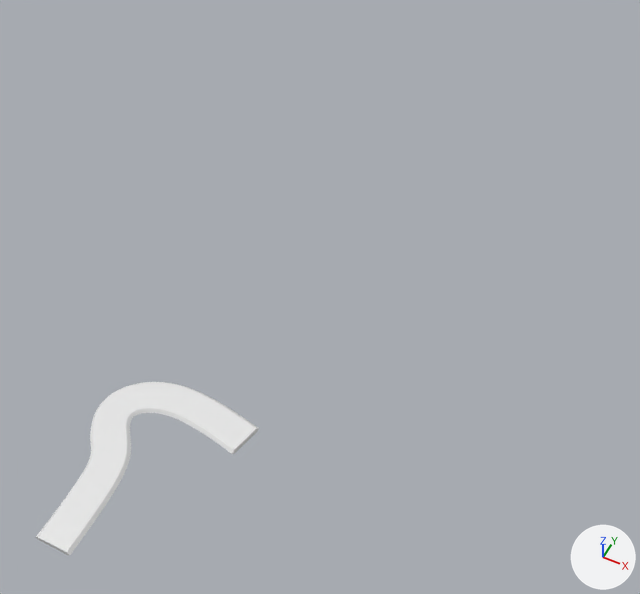
One commit to the Blender file Assets/Models/Level 1 Road.blend: the scene before it, then after it.
Before and after are seen from a 50 mm lens placed at (117.0, -70.0, 230.0), pointed at (20.0, 124.0, -13.0). Lighting does not change. The marker at lower right points along +X, +Y and +Z.
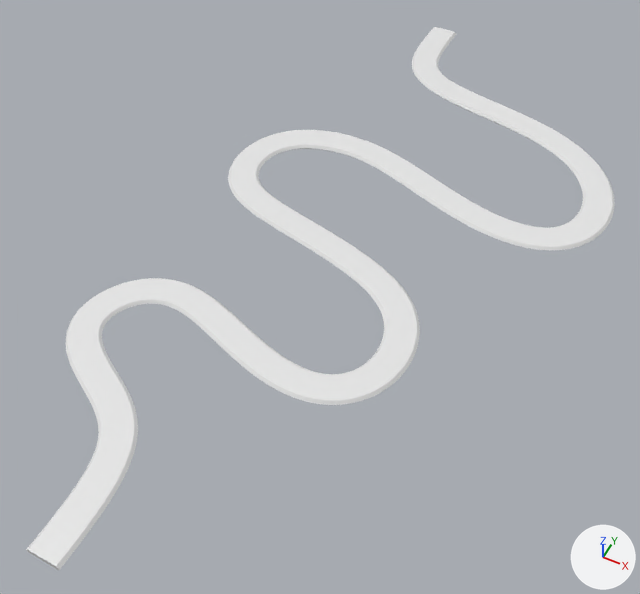
Where the change shows, as pixel boxes [x1, y1, x2, y2] in the pictures (640 x 594 px):
'NurbsPath', reshaped (163% wider, 213% taller): before [36, 382, 259, 555]; after [26, 27, 615, 570]

What changed in the scene script:
```text
Change cu_nurbspath:
    remove _sp.points.foreach_set('co', [30.97, 51.87, -1.0, 1.0, 10.95, 56.49, -1.0, 1.0, -4.81, 56.02, -1.0, 1.0, -18.86, 42.51, -1.0, 1.0, -2.372, 31.3, -1.0, 1.0, 0.0104, 26.11, -1.0, 1.0, 0.0, -1.944, -1.0, 1.0])
    remove _sp.points.foreach_set('tilt', [-1.571, -1.571, -1.571, -1.571, -1.571, -1.571, -1.571])
    _sp: cu_nurbspath.splines.new('NURBS'); _sp.points.add(6) -> cu_nurbspath.splines.new('NURBS'); _sp.points.add(23)
    add _sp.points.foreach_set('co', [2.049, 292.7, -1.0, 1.0, 1.935, 274.1, -1.0, 1.0, -2.022, 249.0, -1.0, 1.0, 49.09, 243.9, -1.0, 1.0, 84.22, 233.3, -1.0, 1.0, 104.1, 208.2, -1.0, 1.0, 98.16, 177.3, -1.0, 1.0, 69.65, 171.4, -1.0, 1.0, 31.9, 186.7, -1.0, 1.0, 1.132, 199.5, -1.0, 1.0, -34.8, 188.6, -1.0, 1.0, -36.48, 154.6, -1.0, 1.0, -14.37, 145.4, -1.0, 1.0, 14.86, 139.8, -1.0, 1.0, 51.71, 128.6, -1.0, 1.0, 61.03, 106.0, -1.0, 1.0, 56.44, 85.14, -1.0, 1.0, 37.59, 73.93, -1.0, 1.0, 4.325, 85.68, -1.0, 1.0, -31.81, 105.1, -1.0, 1.0, -56.56, 53.36, -1.0, 1.0, -2.881, 49.28, -1.0, 1.0, 1.539, 25.75, -1.0, 1.0, 0.0, -6.376, -1.0, 1.0])
    add _sp.points.foreach_set('tilt', [-1.571, -1.571, -1.571, -1.571, -1.571, -1.571, -1.571, -1.571, -1.571, -1.571, -1.571, -1.571, -1.571, -1.571, -1.571, -1.571, -1.571, -1.571, -1.571, -1.571, -1.571, -1.571, -1.571, -1.571])
```
